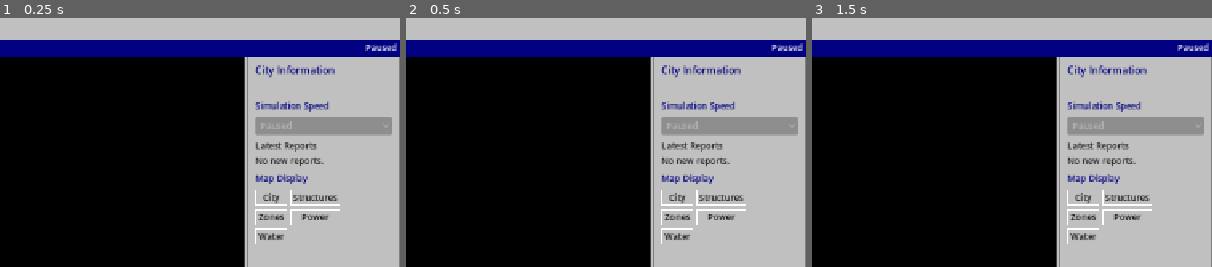
Above: before the commit, frames 1-3 (left to right).
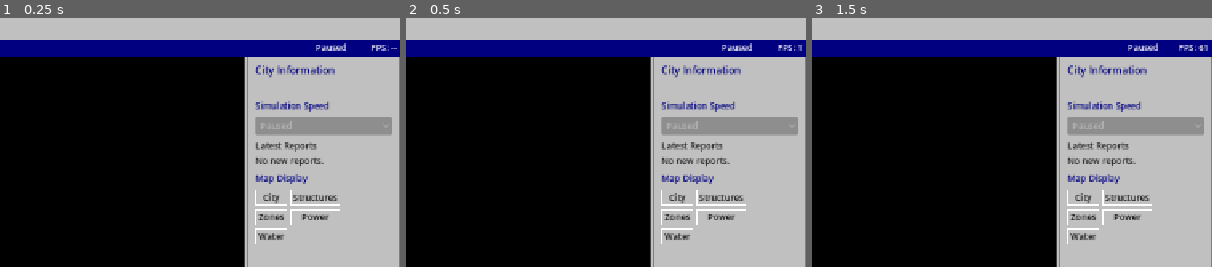
Above: after the commit, the same moments.

Repository: nicholas-ochoa/OpenSC2K
Game: Godot game, scene res://main.tscn
Two runs of this game, one before a commit and one after it. Both use one fixed random seed, a clock stepped at 60 frames per second and the inputs below.
Inputs:
- Up to frame 1 (0.25 s): no input
- Up to frame 2 (0.5 s): no input
- Up to frame 3 (1.5 s): click "File" at 0.5 s; click "Speed" at 1.25 s
The pictures show only the part of the screen within x 50-100%, y 0-50%; the shares and areas given below are measured in that part.

The runs differ from the first frame. In frame 1, 0.3% of the frame differs, in the area x 79-100%, y 10-14%; in frame 2, 0.3%; in frame 3, 0.3%.

Commit message:
fps counter

Diff:
--- a/game/src/main.gd
+++ b/game/src/main.gd
@@ -106,6 +106,7 @@
 var speed_selector: OptionButton
 var news_label: Label
 var title_stats_label: Label
+var fps_label: Label
 var zoom_label: Label
 var zoom_in_button: Button
 var zoom_out_button: Button
@@ -122,6 +123,7 @@
 var auto_budget_check: CheckBox
 var game_over_dialog: AcceptDialog
 var military_dialog: ConfirmationDialog
+var fps_update_seconds := 0.0
 
 
 func _ready() -> void:
@@ -161,6 +163,7 @@
 
 
 func _process(delta: float) -> void:
+	_update_fps(delta)
 	if speed_controller == null or city == null:
 		return
 	var result := speed_controller.advance_time(
@@ -285,6 +288,12 @@
 	title_stats_label.text = "Paused"
 	title_stats_label.add_theme_color_override("font_color", Color.WHITE)
 	title_row.add_child(title_stats_label)
+	fps_label = Label.new()
+	fps_label.text = "FPS: --"
+	fps_label.custom_minimum_size = Vector2(76, 0)
+	fps_label.horizontal_alignment = HORIZONTAL_ALIGNMENT_RIGHT
+	fps_label.add_theme_color_override("font_color", Color.WHITE)
+	title_row.add_child(fps_label)
 
 	var content := HBoxContainer.new()
 	content.size_flags_vertical = Control.SIZE_EXPAND_FILL
@@ -713,6 +722,14 @@
 		rotate_clockwise_button.disabled = city == null
 
 
+func _update_fps(delta: float) -> void:
+	fps_update_seconds += delta
+	if fps_label == null or fps_update_seconds < 0.25:
+		return
+	fps_update_seconds = fmod(fps_update_seconds, 0.25)
+	fps_label.text = "FPS: %d" % Engine.get_frames_per_second()
+
+
 func _on_city_zoom_changed(percent: int) -> void:
 	_update_zoom_controls(percent)
 	if city != null and overlay_mode == "city":
